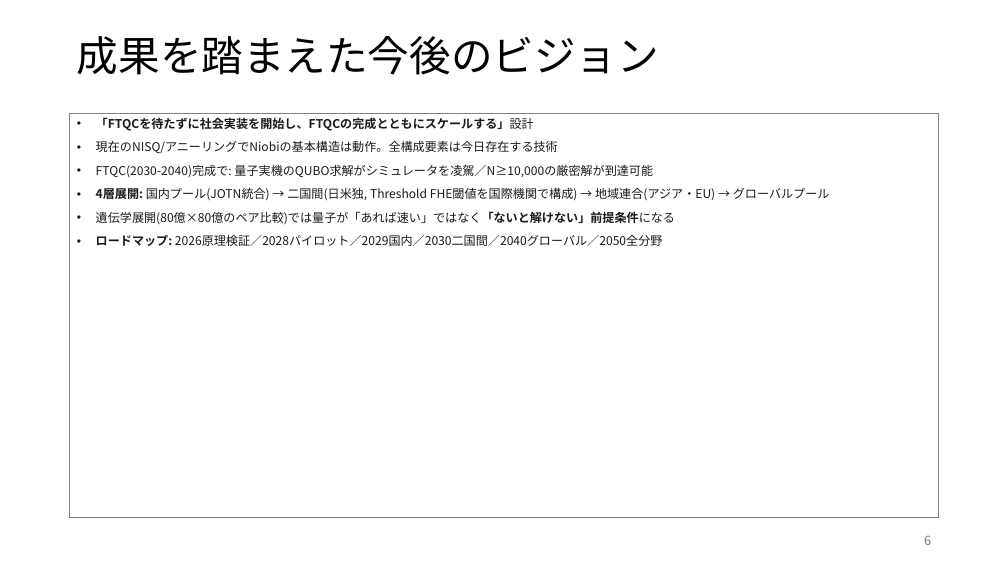
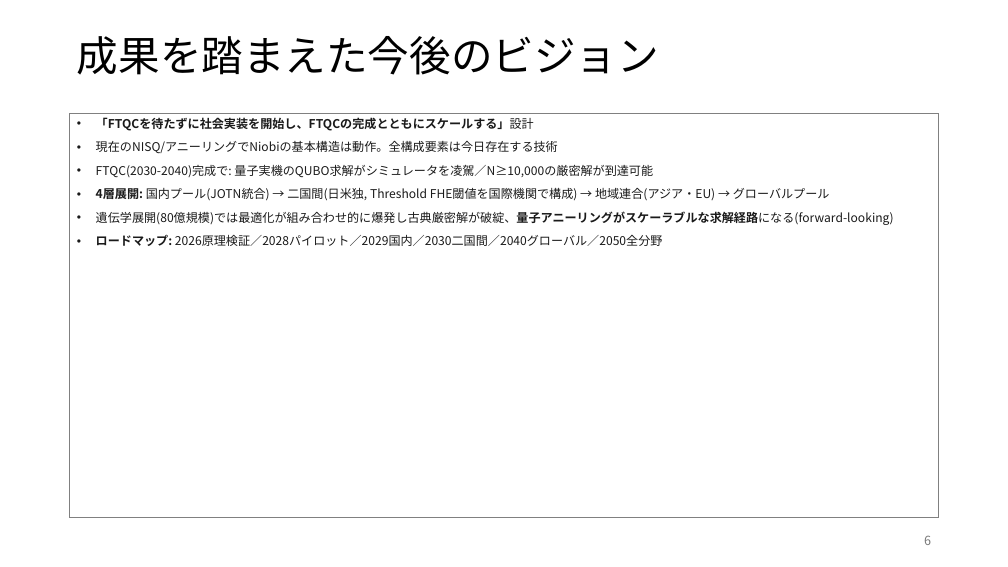
Before and after one commit to Ryujiyasu/niobi, a slide deck: slide 6 of docs/submission/summary_official.pptx. Drawn at 1008x567 pixels with LibreOffice and Linux fonts; fonts in the diff are those of the drawing. Boxes give left, top, right and bottom in pixels: in the first picture for what was removed or moved away, otherwise in the second. Text is boxed around its words. In the diff, an @@ line names an element or a change of style, - is before the commit and + after.

Commit message:
feat: 交換cycle-coverを量子有用性の主軸に据え直し＋提出物の匿名化
量子有用性の論証を実証ベースで再構築（Option B: 交換=量子軸, 多臓器=応用層）:
- 多臓器の救命数割当は分離可能（smart greedy = QUBO = 厳密最適）→ 量子優位なし（正直な負の結果）
- mRMR特徴選択QUBOは古典ベースラインに劣る（原因回収0-25% vs 38-75%）
- 交換cycle-cover（最大重み頂点素サイクル被覆）は真にNP困難:
  QUBOが貪欲に8/8勝・厳密最適に一致、差は規模で拡大（N=8 +1.5 → N=30 +3.8移植）

コード:
- exchange_chain.rs: enumerate_cycles / build・solve_cycle_cover_qubo / exact_cover /
  greedy_cover / generate_exchange_pool ＋ テスト3件（全53テスト通過）
- multi_organ.rs: 救命数メトリクス＋all-or-nothing QUBO＋分離可能性の検証関数
- 新ベンチ: exchange_qubo_bench, lives_saved_bench

報告書・概要版:
- report_draft.md §1/§2.2/§2.3/§4.2/§5.2/§6.1/§6.5 を書き換え。差別化を
  「問題の新しさ」ではなく「プライバシー保護下での最適化」に（先行研究: 量子のみ or
  プライバシーのみ、Niobiは両立）
- 概要版スライド更新（ベンチチャートを交換greedy-vs-QUBOに差し替え）
- official成果物を再生成、文書プロパティ作成者を空欄化、表紙の氏名は保持（規定OK）、
  本文・概要版は匿名化
- 旧版 _final 成果物を archive/ に隔離（誤提出防止）

```diff
--- a/docs/submission/summary_official.pptx
+++ b/docs/submission/summary_official.pptx
@@ text at (x1=96, y1=211, x2=894, y2=225): text changed @@
-• 遺伝学展開(80億×80億のペア比較)では量子が「あれば速い」ではなく「ないと解けない」前提条件になる
+• 遺伝学展開(80億規模)では最適化が組み合わせ的に爆発し古典厳密解が破綻、量子アニーリングがスケーラブルな求解経路になる(forward-looking)
```
Also in this commit, not shown: 8 other slides changed, 15 other files.
